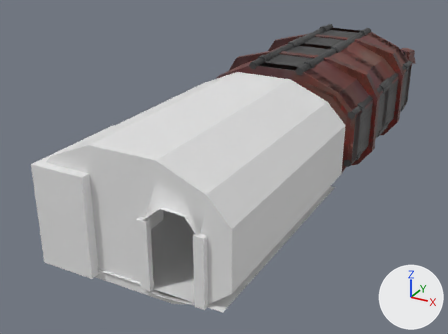
One commit to the Blender file Blender/restroom.blend: the scene before it, then after it.
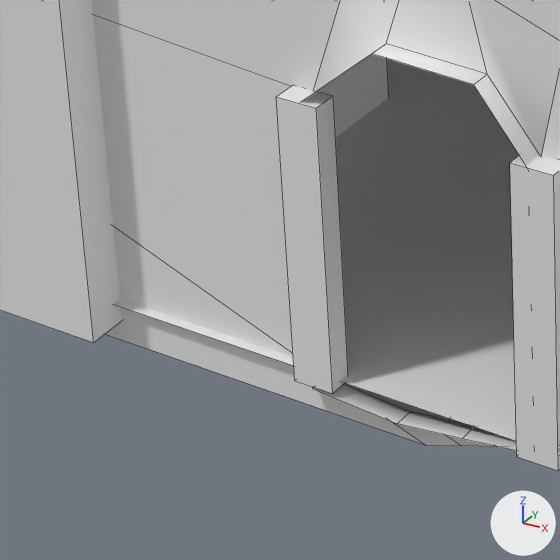
There are two pictures of each version: one whole from a 50 mm camera at (8.76, -23.77, 9.2) aimed at (-2.09, -4.04, -0.66), one close up on the part from 15% to 46% of the width and 59% to 99% of the height. Arrows for +X, +Y and +Z are at lower right; the lights stay in place. The last two pictures show the newer version. The close-ups show mesh edges as thin lines.
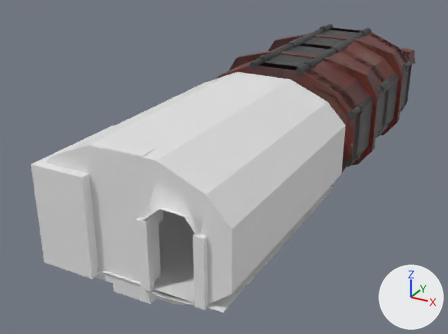
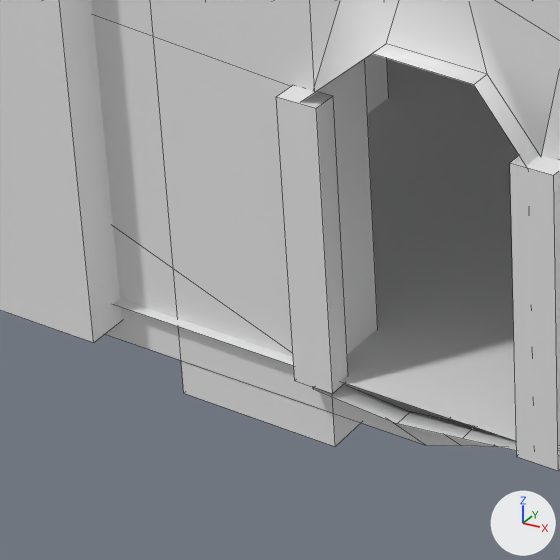
The newer file is also turned or shifted as a whole; pictures and numbers use the older file's frame.

Changed parts and their boxes (x1, y1, x2, y2) in the close-ups (560 x 560 px):
part 1 of me_cube_009, added
    after: (181, 59, 378, 446)

Diff of the bpy script that builds the scene:
```diff
--- a/Blender/restroom.blend.py
+++ b/Blender/restroom.blend.py
@@ me_cube_009 @@
 # used by ob_cube_016; location = (0.0, -9.0, 0.0)
-me_cube_009.from_pydata(...)  # 171 vertices, 122 faces, 1 loose edge; spans x -3.0..3.0, y -4.21..4.09, z -0.34..3.56
+me_cube_009.from_pydata(...)  # 179 vertices, 128 faces, 1 loose edge; spans x -3.0..3.0, y -4.21..4.09, z -0.6..3.59
+# me_cube_009 part 1: a new loose piece, a box spanning x -0.6..0.6, y -3.92..-3.4, z -0.6..3.59
```
